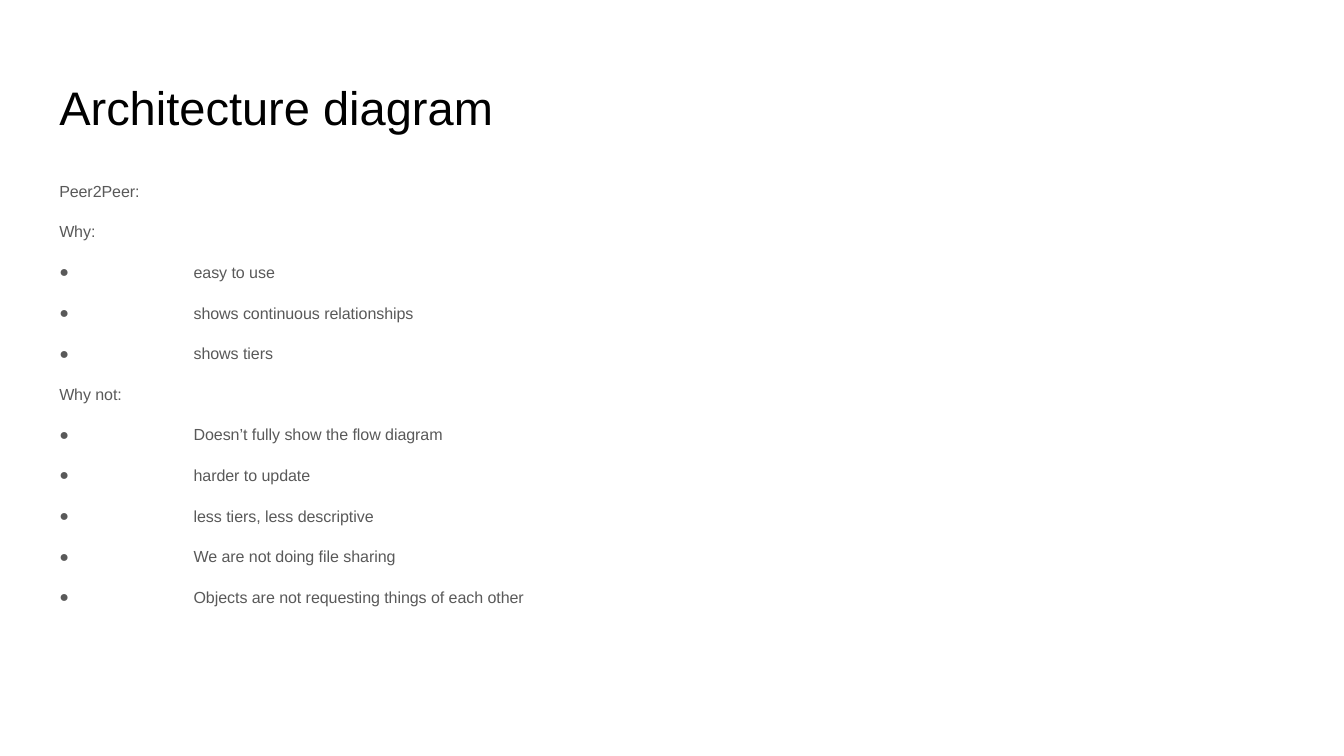
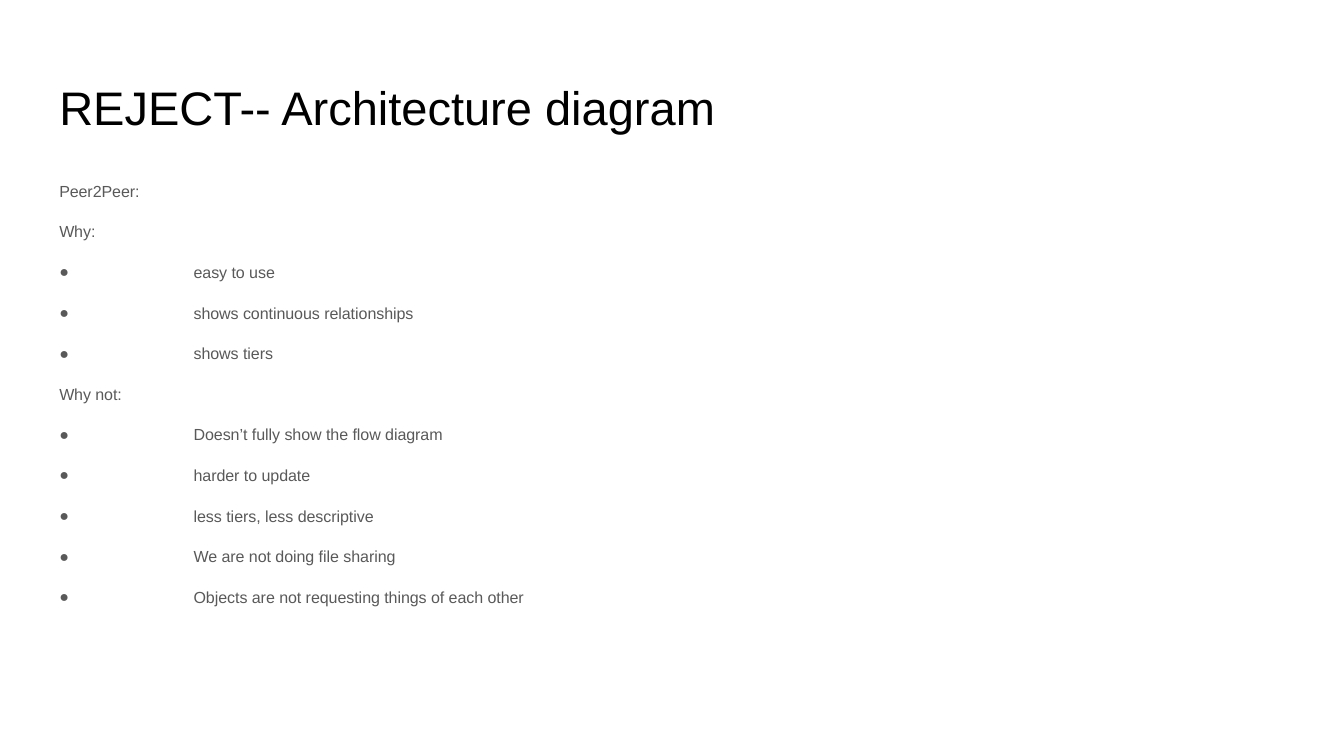
Before and after one commit to N3rdGirl-365/NotificationCentral, a slide deck: slide 4 of Notification Central Arch Pres.pptx. Drawn at 1344x756 pixels with LibreOffice and Linux fonts; fonts in the diff are those of the drawing. Boxes give left, top, right and bottom in pixels: in the first picture for what was removed or moved away, otherwise in the second. Text is boxed around its words. In the diff, an @@ line names an element or a change of style, - is before the commit and + after.

```diff
--- a/Notification Central Arch Pres.pptx
+++ b/Notification Central Arch Pres.pptx
@@ title at box(59, 91, 715, 134): text changed @@
-Architecture diagram
+REJECT-- Architecture diagram
```
Also in this commit, not shown: 1 other slide changed, 3 slides added.
